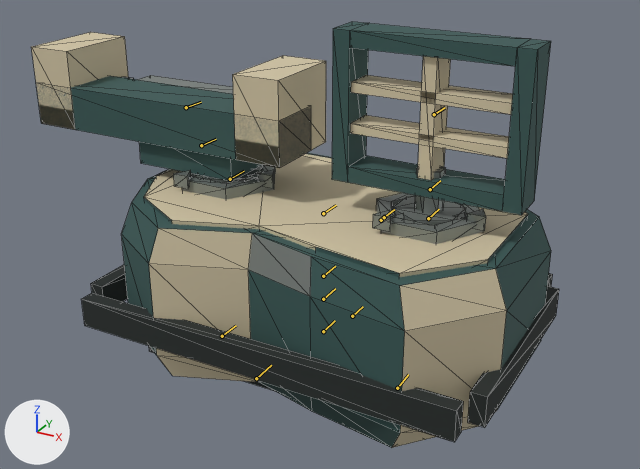
Before and after pictures for a commit that changed the glTF model sketches/core-loop/assets/models/companion/assembled/ram_prow__primer_mesh.glb.
Rendered twice from a 50 mm lens placed at (1.02, -1.876, 1.057), pointed at (-0.052, 0.074, 0.082). Every picture has the same lights, and +X, +Y and +Z are marked at lower left. The first picture is the older version. The bones that bend it are drawn over the model as lines. Mesh edges are drawn as thin lines.

In view in the first picture: 'CompanionMesh'.
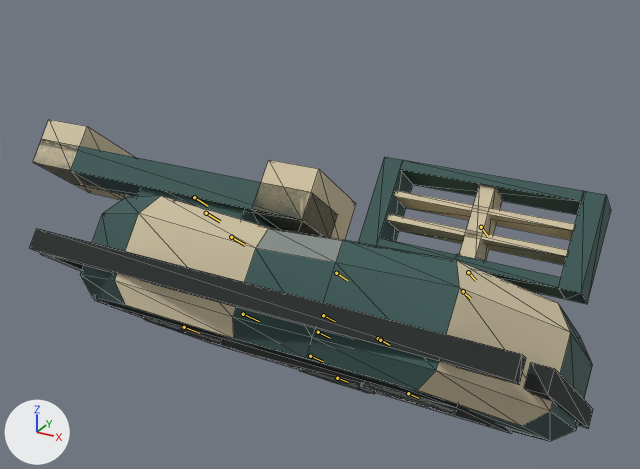
The newer file adds an action. The first version stands in its rest pose; the second is drawn at frame 3 of the action 'assist_drop'.

What the commit changed:
Bone 'BodyPose' (bone_bodypose) moves from (0.0, 0.0, 0.0) to (0.0, 0.0, -0.12).
Bone 'BodyPose' (bone_bodypose) turns from (0, 0, 0) to (-38, 0, 0) degrees about its own x, y and z.
Bone 'BodyPose' (bone_bodypose) is rescaled from (1.0, 1.0, 1.0) to (1.24, 1.24, 0.68).

Pixel boxes [x1, y1, x2, y2] of what changed, in the pictures (640 x 469 px):
'CompanionMesh', posed (10% wider, 24% shorter): before [31, 22, 559, 448]; after [29, 119, 611, 441]
bone 'BodyPose', root to tip: before (323, 276) to (335, 266); after (323, 315) to (335, 321)
